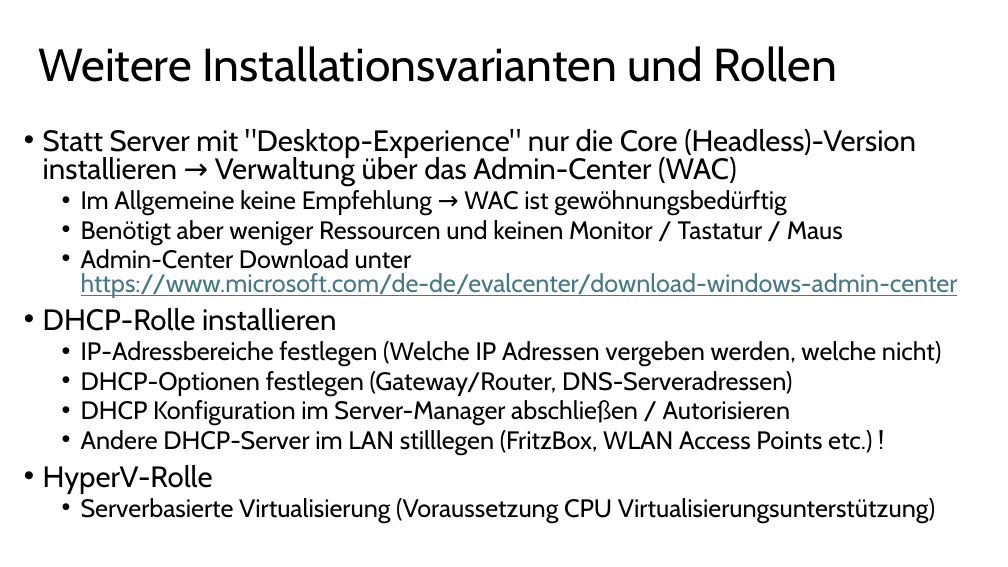
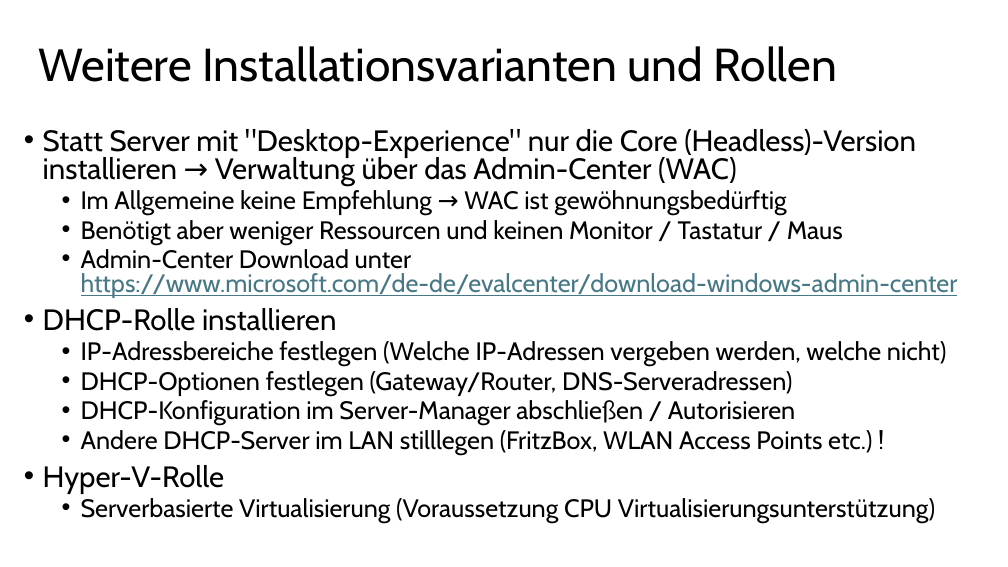
Before and after one commit to MickyRoth/Presentations, a slide deck: slide 12 of Active Directory.pptx. Drawn at 1008x567 pixels with LibreOffice and Linux fonts; fonts in the diff are those of the drawing. Boxes give left, top, right and bottom in pixels: in the first picture for what was removed or moved away, otherwise in the second. Text is boxed around its words. In the diff, an @@ line names an element or a change of style, - is before the commit and + after.

```diff
--- a/Active Directory.pptx
+++ b/Active Directory.pptx
@@ text at box(81, 341, 946, 367): text changed @@
-  • IP-Adressbereiche festlegen (Welche IP Adressen vergeben werden, welche nicht)
+  • IP-Adressbereiche festlegen (Welche IP-Adressen vergeben werden, welche nicht)
@@ text at box(81, 400, 796, 425): text changed @@
-  • DHCP Konfiguration im Server-Manager abschließen / Autorisieren
+  • DHCP-Konfiguration im Server-Manager abschließen / Autorisieren
@@ text at box(43, 465, 224, 494): text changed @@
-• HyperV-Rolle
+• Hyper-V-Rolle
```
Also in this commit, not shown: 2 other slides changed, 1 other file.
